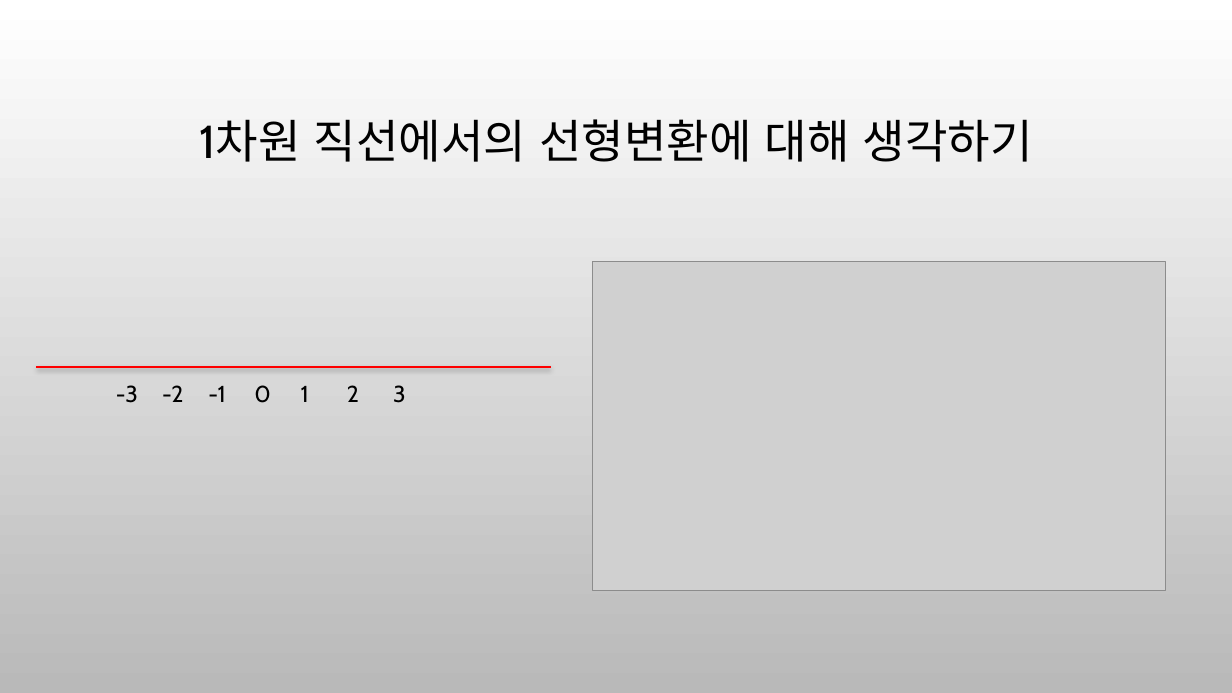
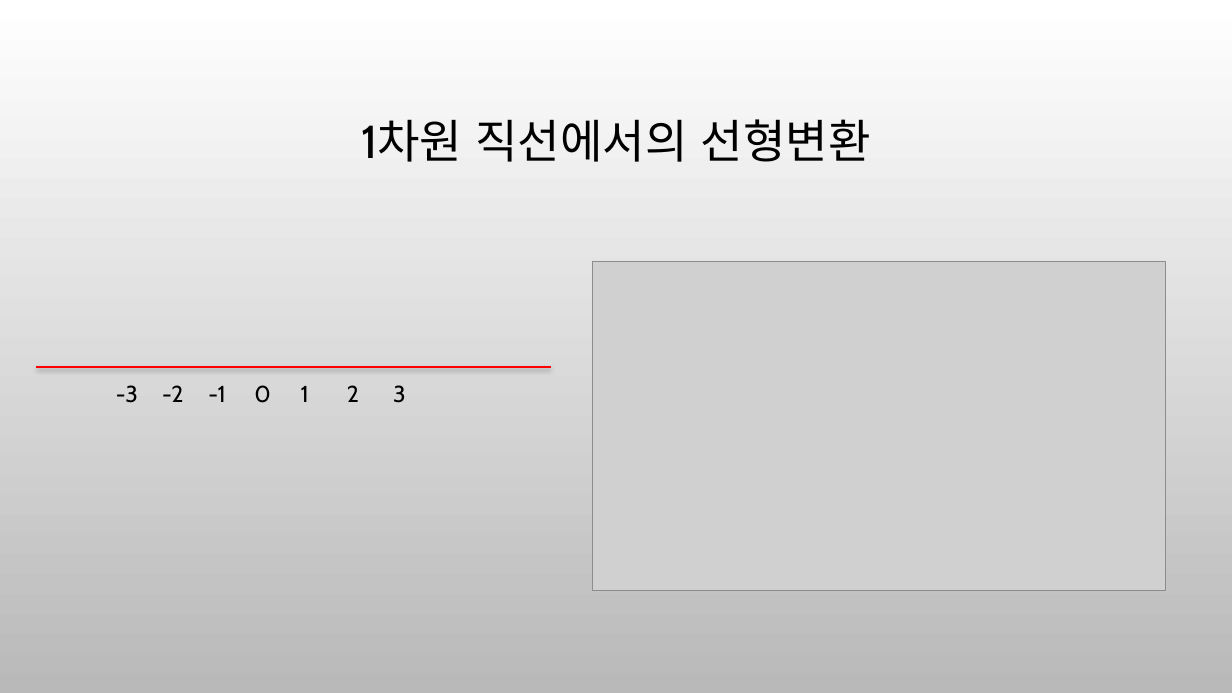
Before and after one commit to ancestor9/mathematics-for-machine-learning, a slide deck: slide 4 of Linear_Algebra/w5_PCA_linear_transformation.pptx. Drawn at 1232x693 pixels with LibreOffice and Linux fonts; fonts in the diff are those of the drawing; grey boxes stand for pictures; background and template pictures are left out. Boxes give left, top, right and bottom in pixels: in the first picture for what was removed or moved away, otherwise in the second. Text is boxed around its words. In the diff, an @@ line names an element or a change of style, - is before the commit and + after.

```diff
--- a/Linear_Algebra/w5_PCA_linear_transformation.pptx
+++ b/Linear_Algebra/w5_PCA_linear_transformation.pptx
@@ title at [361, 119, 871, 162]: text changed @@
-1차원 직선에서의 선형변환에 대해 생각하기
+1차원 직선에서의 선형변환
```
Also in this commit, not shown: 12 other slides changed, 2 slides added, 5 slides removed, 1 other file.
